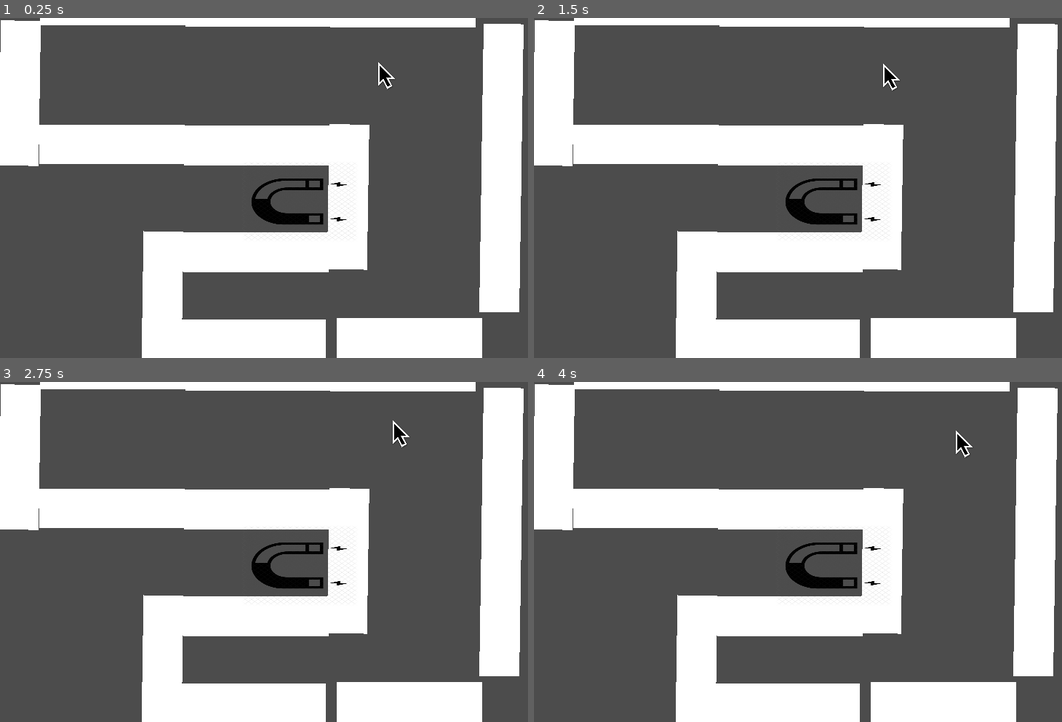
Above: before the commit, frames 1-4 (two rows, left to right).
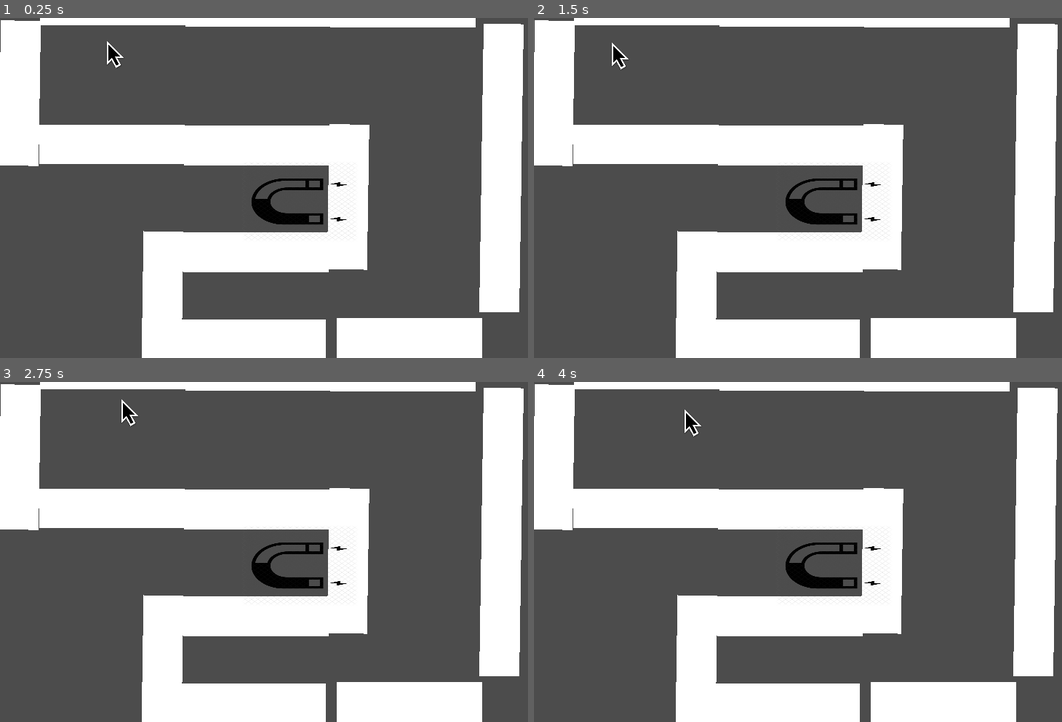
Above: after the commit, the same moments.

Repository: pierreGarciaRaf/cooc
Game: Godot game, scene res://src/levels/firstLevel.tscn
Two runs of this game, one before a commit and one after it. Both use one fixed random seed, a clock stepped at 60 frames per second and the inputs below.
Inputs (mouse positions are in pixels of both pictures, inside the frame that each line leads up to):
- Up to frame 1 (0.25 s): no input
- Up to frame 2 (1.5 s): tap Enter at 0.5 s; move the mouse to (856, 188) at 0.52 s; tap Space at 1.25 s; move the mouse to (798, 188) at 1.27 s
- Up to frame 3 (2.75 s): tap Enter at 2 s; move the mouse to (306, 545) at 2.02 s
- Up to frame 4 (4 s): tap Space at 2.75 s; move the mouse to (819, 558) at 2.77 s; tap Enter at 3.5 s; move the mouse to (866, 555) at 3.52 s

The runs differ from the first frame. In frame 1, 0.3% of the frame differs, in the area x 20-75%, y 6-21%; in frame 2, 0.3%; in frame 3, 0.3%; in frame 4, 0.3%.

Commit message:
no more mouse getting out of the screen

Diff:
--- a/src/world/player/Cursor.gd
+++ b/src/world/player/Cursor.gd
@@ -2,21 +2,25 @@
 
 
 
+var mouseMoveBetweenProcess =  Vector2.ZERO
 var velocity = Vector2()
 
 var lastMousePos = Vector2(0,0)
 
+func _input(event):
+	#so the mouse is captured
+	if event is InputEventMouseMotion:
+		mouseMoveBetweenProcess += (event as InputEventMouseMotion).relative
+
 func get_input():
-	#removes the tp bug
-	var newMousePos = get_viewport().get_mouse_position()
-	velocity = newMousePos - lastMousePos
-	lastMousePos = newMousePos
+	#removes the tp bug + allows the mouse to move while it's captured
+	velocity = mouseMoveBetweenProcess
+	mouseMoveBetweenProcess = Vector2.ZERO
 
 
 func _physics_process(delta):
 	get_input()
 	move_and_slide(velocity/delta)
-
 	if get_slide_count()>0 :
 		#print (collision, collision.collider)
 		$Sprite.modulate = Color(1,0,0,1)
